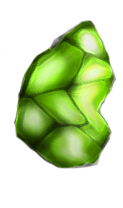
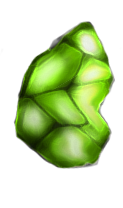
Layered file, before and after one edit (123px x 208px). Changes by layer:
added layer "Layer 1" above "Group 1 copy" over [28, 20, 117, 106]
added layer "Group 1 copy" above "Group 1" over [28, 20, 113, 106]
hid "Group 1" over [28, 20, 117, 106]
